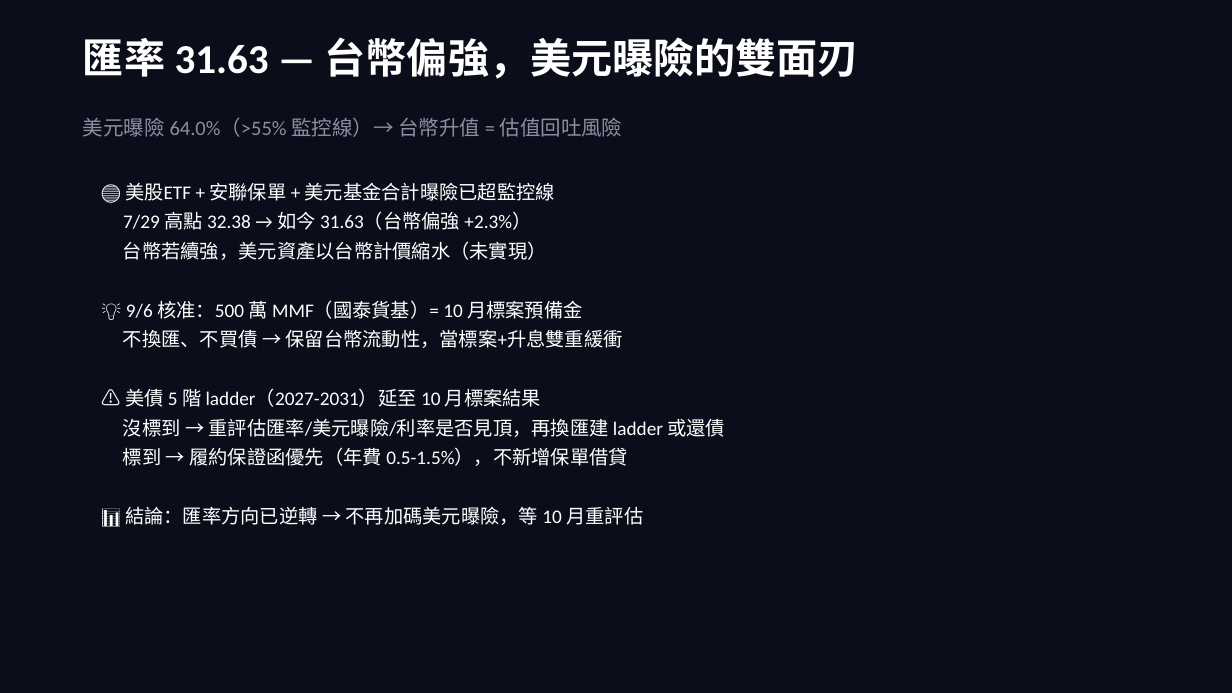
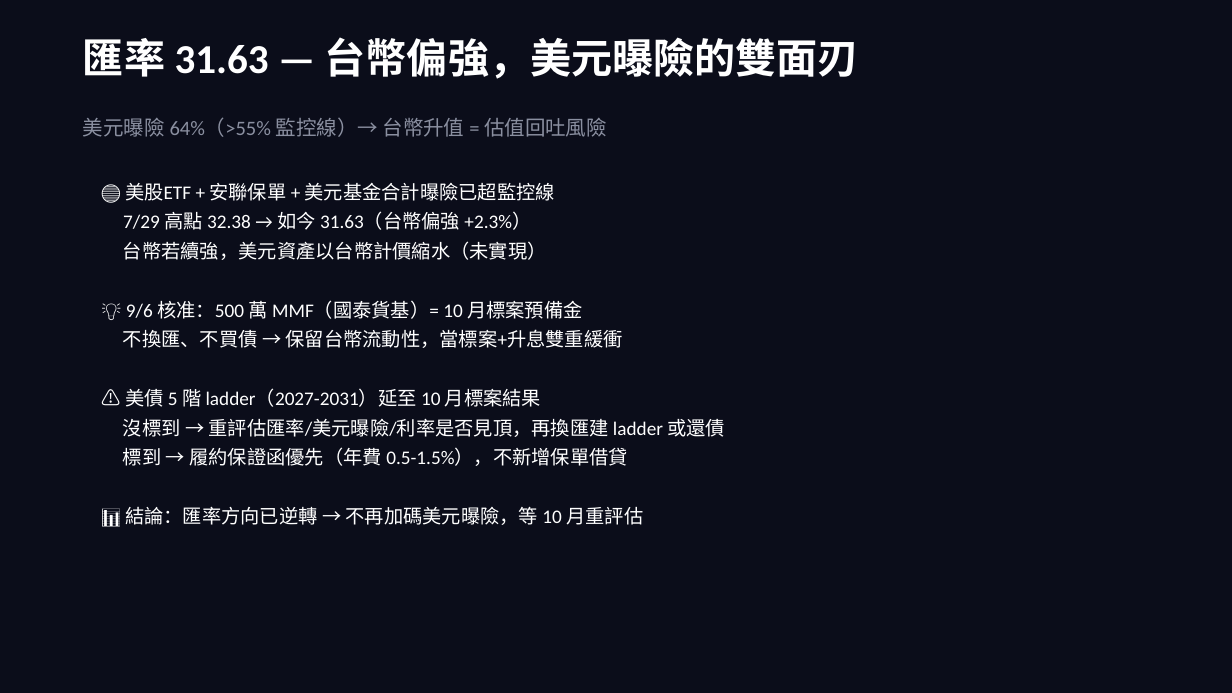
Before and after one commit to b0988321088/longjiu-dashboard-2, a slide deck: slide 3 of 大轉向資產配置策略_final.pptx. Drawn at 1232x693 pixels with LibreOffice and Linux fonts; fonts in the diff are those of the drawing. Boxes give left, top, right and bottom in pixels: in the first picture for what was removed or moved away, otherwise in the second. Text is boxed around its words. In the diff, an @@ line names an element or a change of style, - is before the commit and + after.

```diff
--- a/大轉向資產配置策略_final.pptx
+++ b/大轉向資產配置策略_final.pptx
@@ text at [83,118,607,137]: text changed @@
-美元曝險 64.0%（>55% 監控線）→ 台幣升值 = 估值回吐風險
+美元曝險 64%（>55% 監控線）→ 台幣升值 = 估值回吐風險
```
Also in this commit, not shown: 9 other slides changed, 1 other file.
